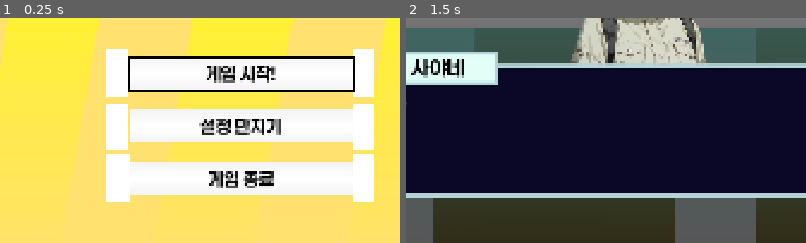
Above: before the commit, frames 1-2 (left to right).
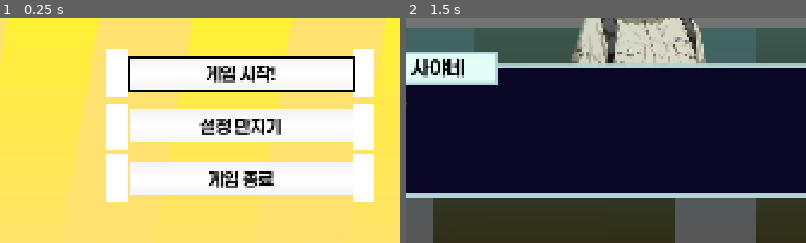
Above: after the commit, the same moments.

Repository: junu192857/Vexatonic-dash-2
Game: Godot game, scene res://Scenes/MainMenu.tscn
Same seed, same stepped clock (60 frames per second), same inputs: the game is played once before the commit and once after it. Sound files missing from this copy of the repository are replaced by a short silence.
Inputs (mouse positions are % of the whole screen's width and height, from its top left):
- Up to frame 1 (0.25 s): no input
- Up to frame 2 (1.5 s): tap Enter at 0.5, 0.6 s; move the mouse to (72, 45) at 0.52 s; hold Right 0.53-1.25 s; click (72, 45) at 0.67 s; tap Space at 0.77, 1.25 s; drag from (30, 55) to (45, 70) at 1.27 s
The pictures show only the part of the screen within x 21-71%, y 50-100%; the shares and areas given below are measured in that part.

The runs differ from the first frame. In frame 1, 0.5% of the frame differs, in the area x 32-69%, y 60-82%; in frame 2, nothing differs.

Commit message:
autoload 순서 변경

Diff:
--- a/vexatonic-dash-2/Scenes/MainMenu.tscn
+++ b/vexatonic-dash-2/Scenes/MainMenu.tscn
@@ -211,7 +211,6 @@
 anchor_top = 0.82000005
 anchor_right = 0.65000004
 anchor_bottom = 0.89500004
-offset_left = 0.5999756
 offset_top = 0.39996338
 offset_right = 0.43981934
 offset_bottom = 0.39996338
--- a/vexatonic-dash-2/project.godot
+++ b/vexatonic-dash-2/project.godot
@@ -21,9 +21,9 @@
 [autoload]
 
 SettingLoader="*uid://hqkfmofjf5hs"
+PausedInputManager="*uid://daelebkyjhm30"
 InputManager="*res://Scripts/Autoloads/InputManager.gd"
 PositionCalculator="*uid://d0oinqdkgv3q8"
-PausedInputManager="*uid://daelebkyjhm30"
 
 [debug]
 
